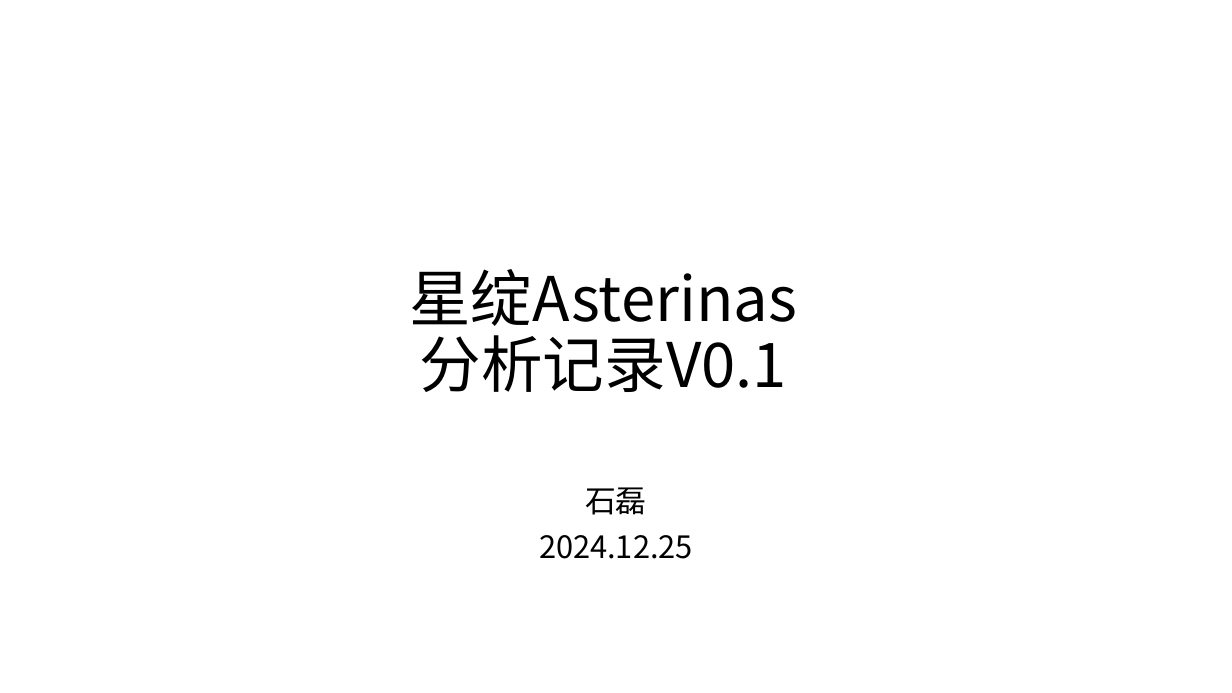
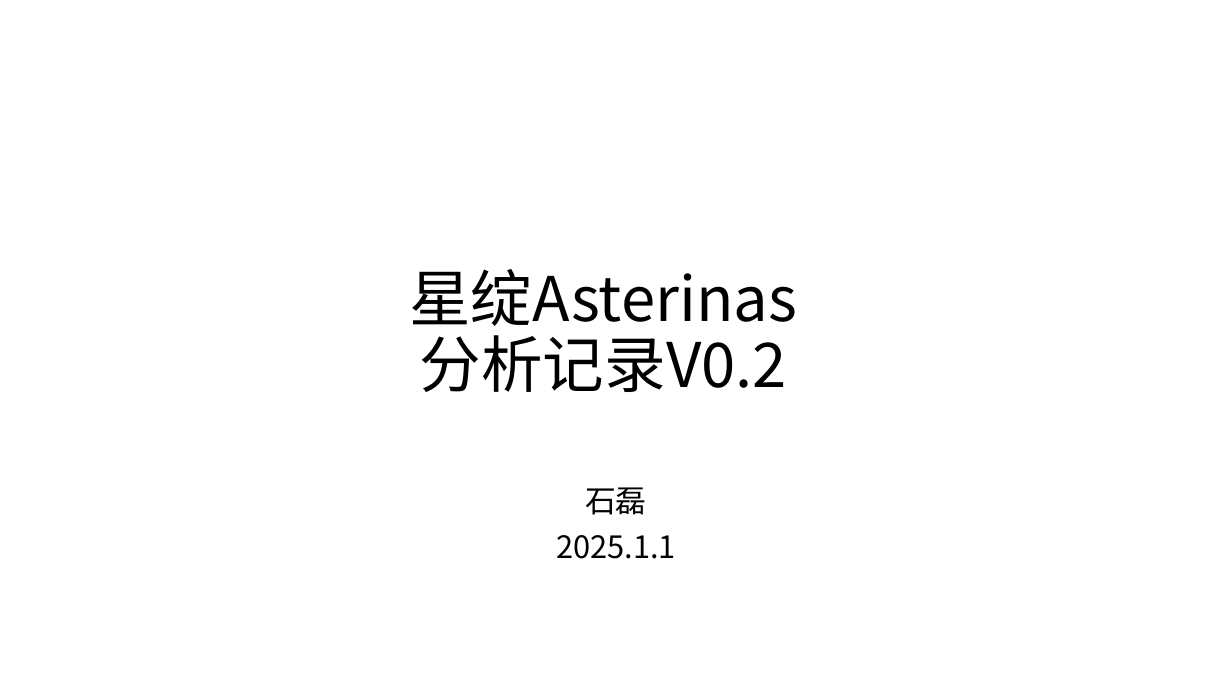
Before and after one commit to lkmodel/doc, a slide deck: slide 1 of Asterinas分析记录.pptx. Drawn at 1232x693 pixels with LibreOffice and Linux fonts; fonts in the diff are those of the drawing. Boxes give left, top, right and bottom in pixels: in the first picture for what was removed or moved away, otherwise in the second. Text is boxed around its words. In the diff, an @@ line names an element or a change of style, - is before the commit and + after.

```diff
--- a/Asterinas分析记录.pptx
+++ b/Asterinas分析记录.pptx
@@ title at [409,269,797,392]: text changed @@
-星绽Asterinas
-分析记录V0.1
+星绽Asterinas
+分析记录V0.2
@@ subtitle at [556,535,676,559]: text changed @@
-2024.12.25
+2025.1.1
```
Also in this commit, not shown: 1 other slide changed, 2 slides added, 11 other files.
